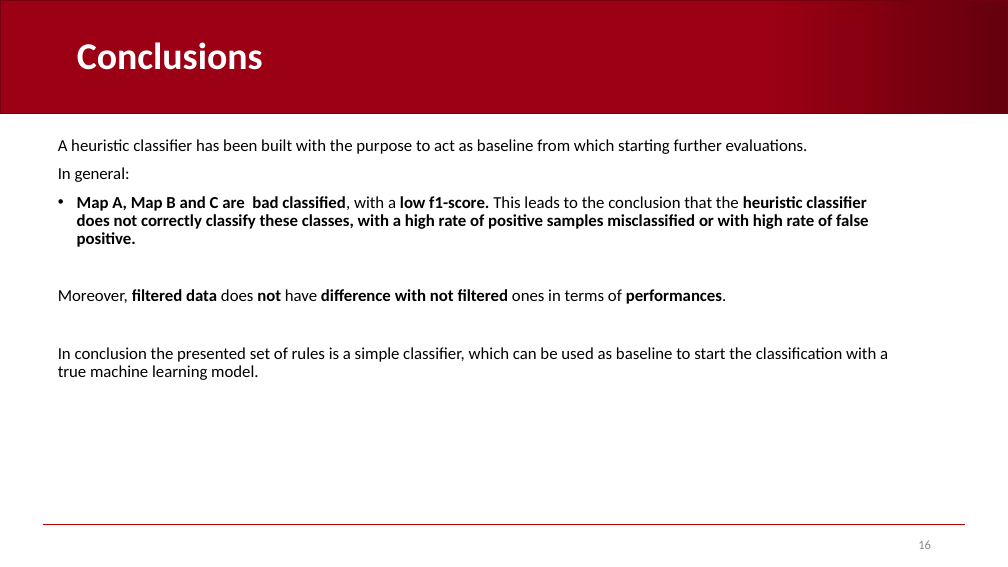
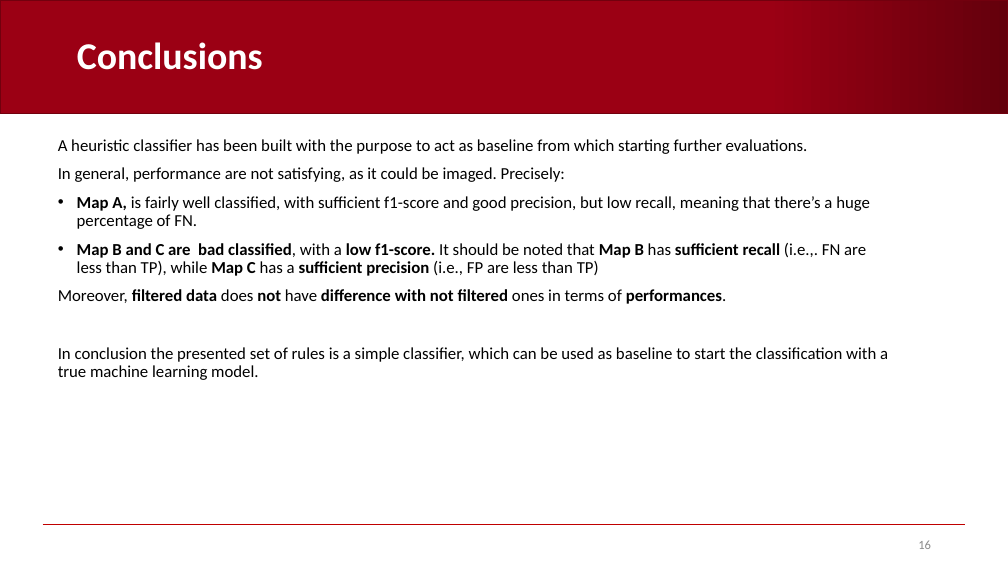
Before and after one commit to AndreaCorrado00/Tesi_magistrale_Corrado_Andrea, a slide deck: slide 16 of Documentation/5. Heuristic classifier.pptx. Drawn at 1008x567 pixels with LibreOffice and Linux fonts; fonts in the diff are those of the drawing; background and template pictures are left out. Boxes give left, top, right and bottom in pixels: in the first picture for what was removed or moved away, otherwise in the second. Text is boxed around its words. In the diff, an @@ line names an element or a change of style, - is before the commit and + after.

```diff
--- a/Documentation/5. Heuristic classifier.pptx
+++ b/Documentation/5. Heuristic classifier.pptx
@@ text at <box>58,167,870,276</box>: text changed; bold off @@
-In general:
-• Map A, Map B and C are bad classified, with a low f1-score. This leads to the conclusion that the heuristic classifier does not correctly classify these classes, with a high rate of positive samples misclassified or with high rate of false positive.
+In general, performance are not satisfying, as it could be imaged. Precisely:
+• Map A, is fairly well classified, with sufficient f1-score and good precision, but low recall, meaning that there’s a huge percentage of FN.
+• Map B and C are bad classified, with a low f1-score. It should be noted that Map B has sufficient recall (i.e.,. FN are less than TP), while Map C has a sufficient precision (i.e., FP are less than TP)
```
Also in this commit, not shown: 3 other slides changed, 5 other files.
